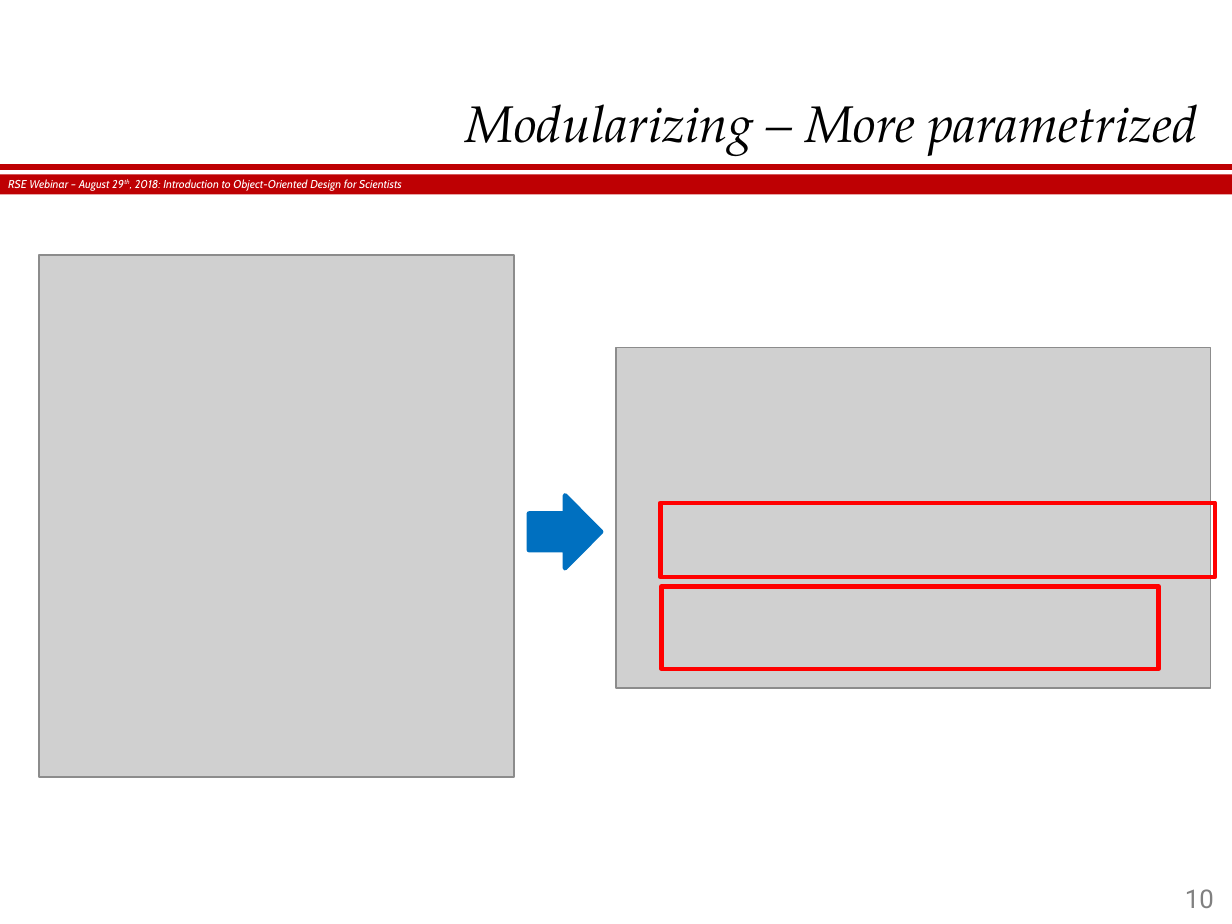
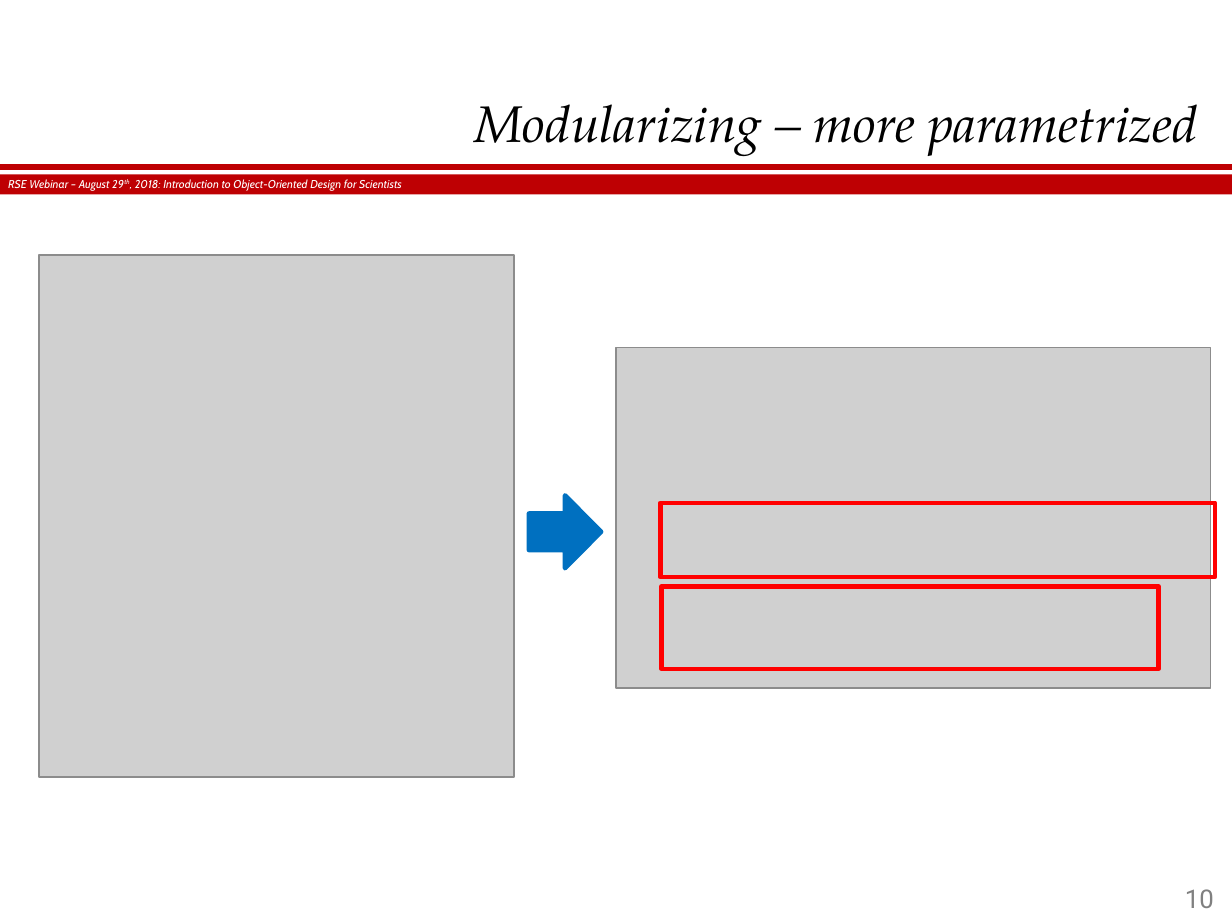
Before and after one commit to hergin/ObjectOrientedMethodology, a slide deck: slide 10 of RSE Webinar - 08.29.2018.pptx. Drawn at 1232x924 pixels with LibreOffice and Linux fonts; fonts in the diff are those of the drawing; grey boxes stand for pictures; background and template pictures are left out. Boxes give left, top, right and bottom in pixels: in the first picture for what was removed or moved away, otherwise in the second. Text is boxed around its words. In the diff, an @@ line names an element or a change of style, - is before the commit and + after.

```diff
--- a/RSE Webinar - 08.29.2018.pptx
+++ b/RSE Webinar - 08.29.2018.pptx
@@ title at [474,104,1198,156]: text changed @@
-Modularizing – More parametrized
+Modularizing – more parametrized
```
Also in this commit, not shown: 7 other slides changed, 30 slides added, 4 other files.
